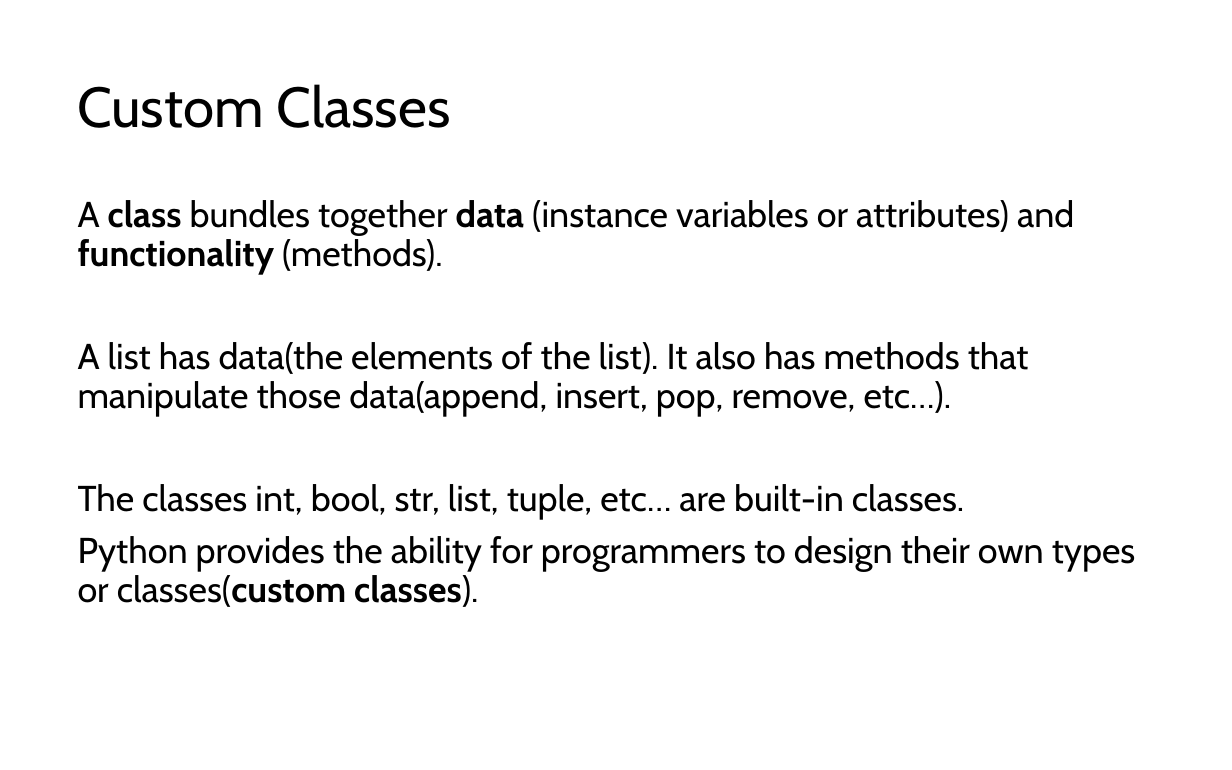
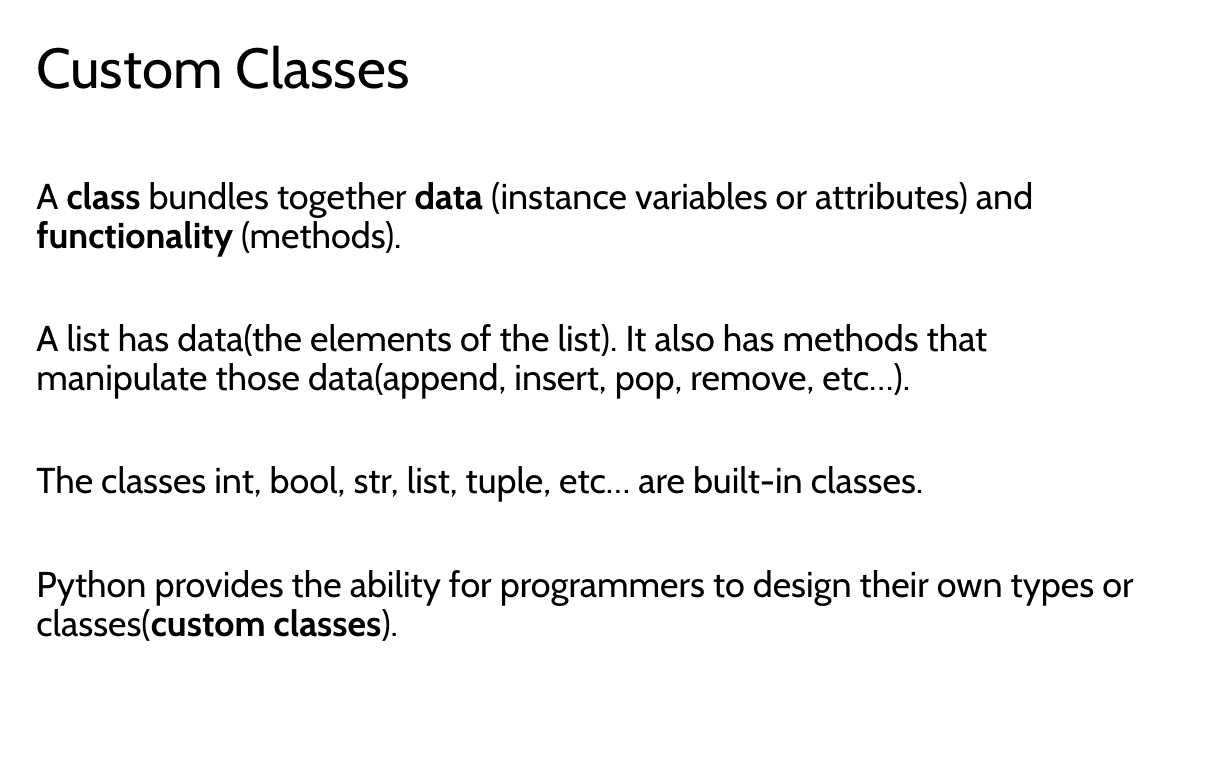
Before and after one commit to LongBaoNguyen/longbaonguyen.github.io, a slide deck: slide 7 of courses/apcsp/lect11a.pptx (slide 5 before the commit). Drawn at 1232x770 pixels with LibreOffice and Linux fonts; fonts in the diff are those of the drawing. Boxes give left, top, right and bottom in pixels: in the first picture for what was removed or moved away, otherwise in the second. Text is boxed around its words. In the diff, an @@ line names an element or a change of style, - is before the commit and + after.

```diff
--- a/courses/apcsp/lect11a.pptx
+++ b/courses/apcsp/lect11a.pptx
@@ title "Custom Classes": place and size @@
-title "Custom Classes" at (78, 84, 450, 128)
+title "Custom Classes" at (36, 45, 409, 89)
@@ text "A class bundles together data ..." rewrapped from (78, 200, 1136, 607) to (36, 182, 1133, 641) @@
```
Also in this commit, not shown: 7 other slides changed, 2 slides added, 26 other files.
